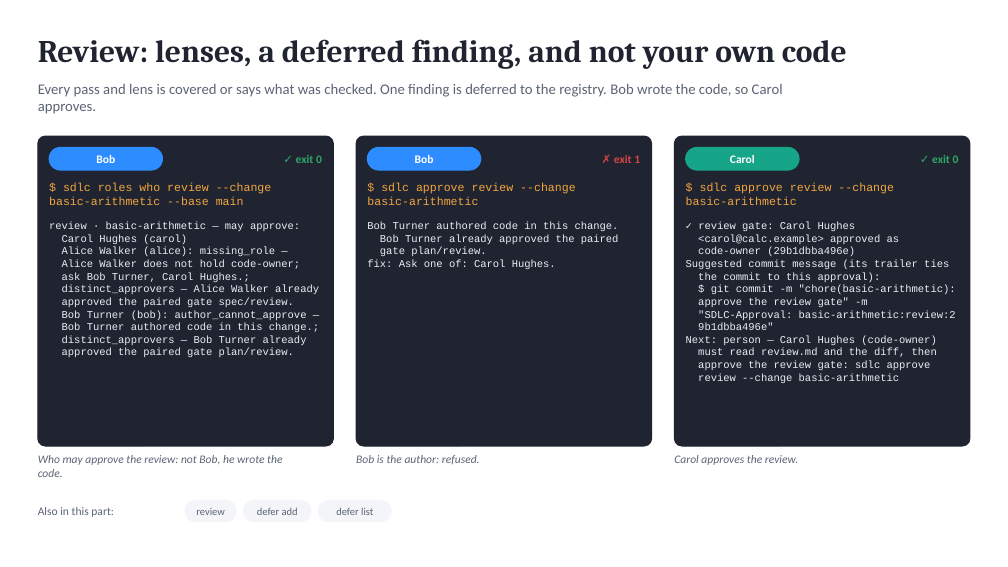
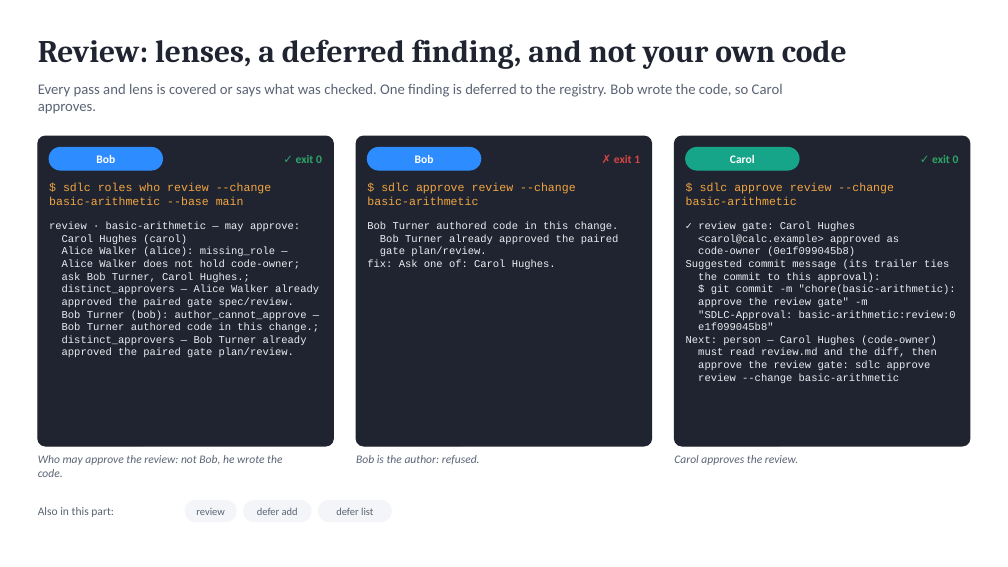
Before and after one commit to marin-ai-tech/sdlc, a slide deck: slide 12 of docs/demo/sdlc-calculator-demo.en.pptx. Drawn at 1008x567 pixels with LibreOffice and Linux fonts; fonts in the diff are those of the drawing. Boxes give left, top, right and bottom in pixels: in the first picture for what was removed or moved away, otherwise in the second. Text is boxed around its words. In the diff, an @@ line names an element or a change of style, - is before the commit and + after.

```diff
--- a/docs/demo/sdlc-calculator-demo.en.pptx
+++ b/docs/demo/sdlc-calculator-demo.en.pptx
@@ text at [698, 247, 855, 256]: text changed @@
-code-owner (29b1dbba496e)
+code-owner (0e1f099045b8)
@@ text at [698, 310, 956, 330]: text changed @@
-"SDLC-Approval: basic-arithmetic:review:2
-9b1dbba496e"
+"SDLC-Approval: basic-arithmetic:review:0
+e1f099045b8"
```
Also in this commit, not shown: 4 other slides changed, 37 other files.
